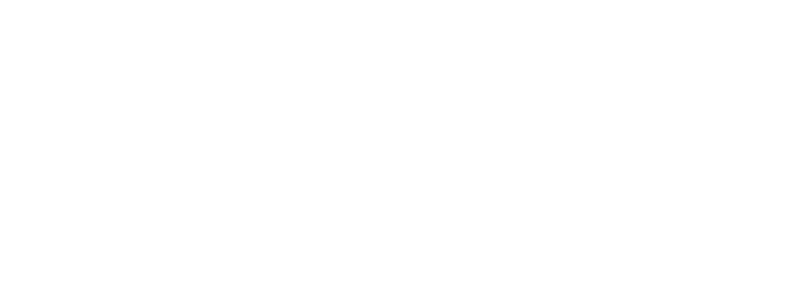
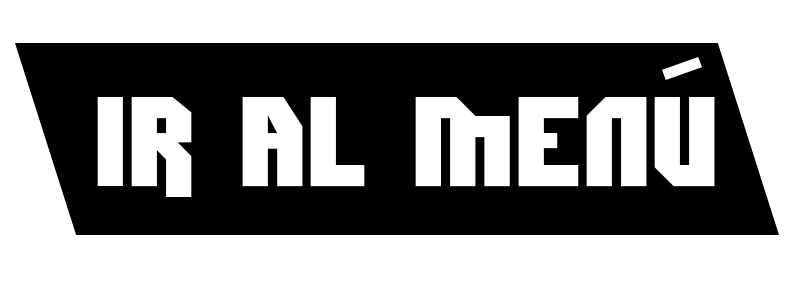
Before/after of a 800 × 300 layered artwork. What changed in the layer stack:
added group "Grupo 2" with 5 layers above "Grupo 1" over left=15, top=43, right=779, bottom=235
added layer "Forma 1" in group "Grupo 2" over left=662, top=57, right=702, bottom=80
added layer "Ir al MENÚ" in group "Grupo 2" over left=97, top=97, right=715, bottom=197
showed "Capa 0", moved it into group "Grupo 2", painted on it over left=15, top=43, right=779, bottom=235
moved "CUBERUN" into group "Grupo 1" over left=21, top=64, right=778, bottom=232
